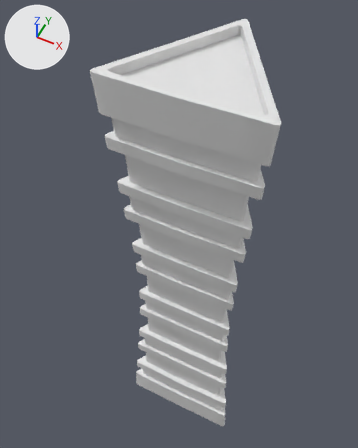
One commit to the FBX model Assets/Models/Build/L_Build_2.fbx: the scene before it, then after it.
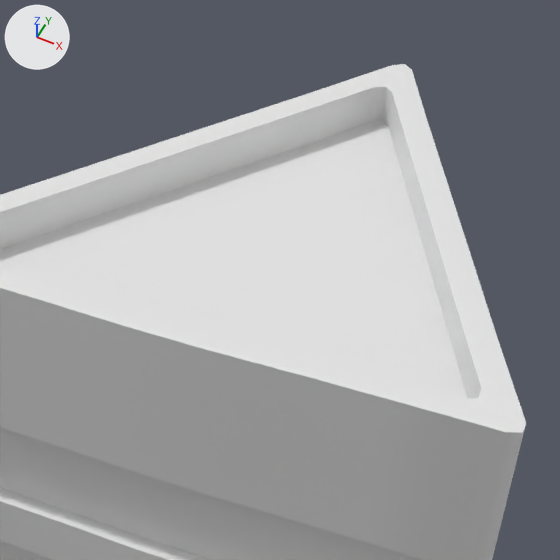
Each version is shown whole from a 50 mm lens placed at (15.0, -34.8, 83.5), pointed at (-4.7, 4.6, 34.2), then close up on the part from 36% to 81% of the width and 0% to 36% of the height. Arrows for +X, +Y and +Z are at upper left; the lights stay in place.

The first close-up shows '2'.
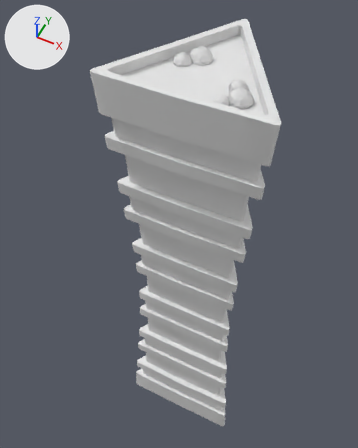
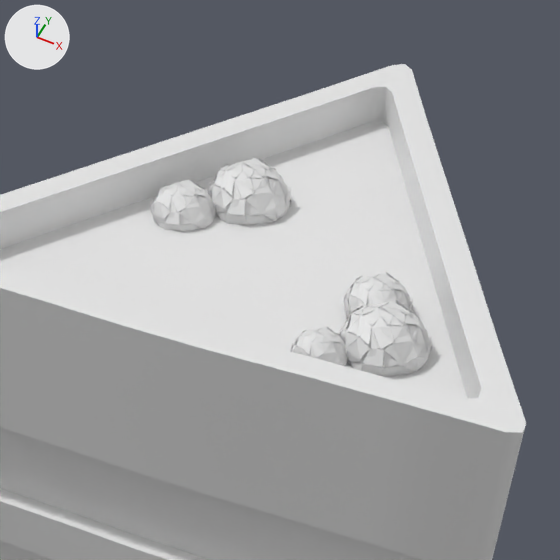
The newer file is also turned or shifted as a whole; pictures and numbers use the older file's frame.

What changed in the scene script:
```text
Change me_circle_006:
    used by ob_2; location = (0.0, 0.0, 0.0)
    remove me_circle_006.from_pydata(...)  # 2902 vertices, 2826 faces; spans x -8.3..8.3, y -5.1..9.6, z 0.0..61.0
    add me_circle_006.from_pydata(...)  # 5597 vertices, 4326 faces; spans x -8.3..8.3, y -5.1..9.6, z 0.0..61.1
    me_circle_006 part 1: 2695 vertices added at x -3.6..5.2, y -3.7..3.7, z 59.4..61.1
```

Where the change shows, as pixel boxes (x1, y1, x2, y2) in the close-ups (560 x 560 px):
part 1 of me_circle_006, added
    after: (151, 157, 432, 377)
